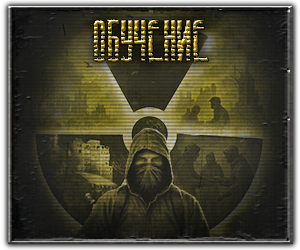
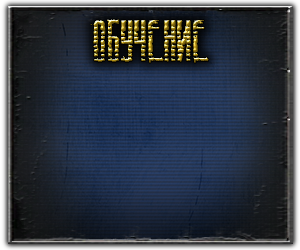
Layers edited between the first and the second (300, 250) image:
added layer "Обучение копия" above "Обучение" over [90, 19, 209, 63]
hid "Слой 6" over [75, 128, 211, 239]
hid "Слой 2" over [14, 6, 287, 244]
hid "Слой 4" over [14, 5, 287, 244]
hid "Слой 3" over [14, 5, 287, 244]